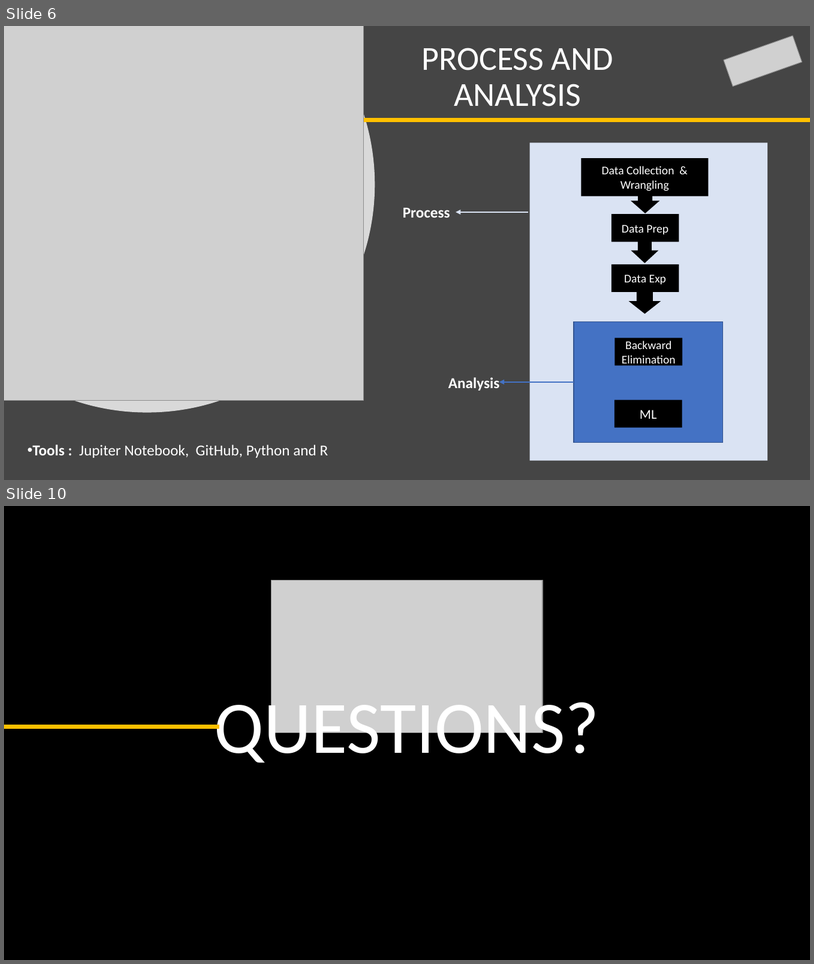
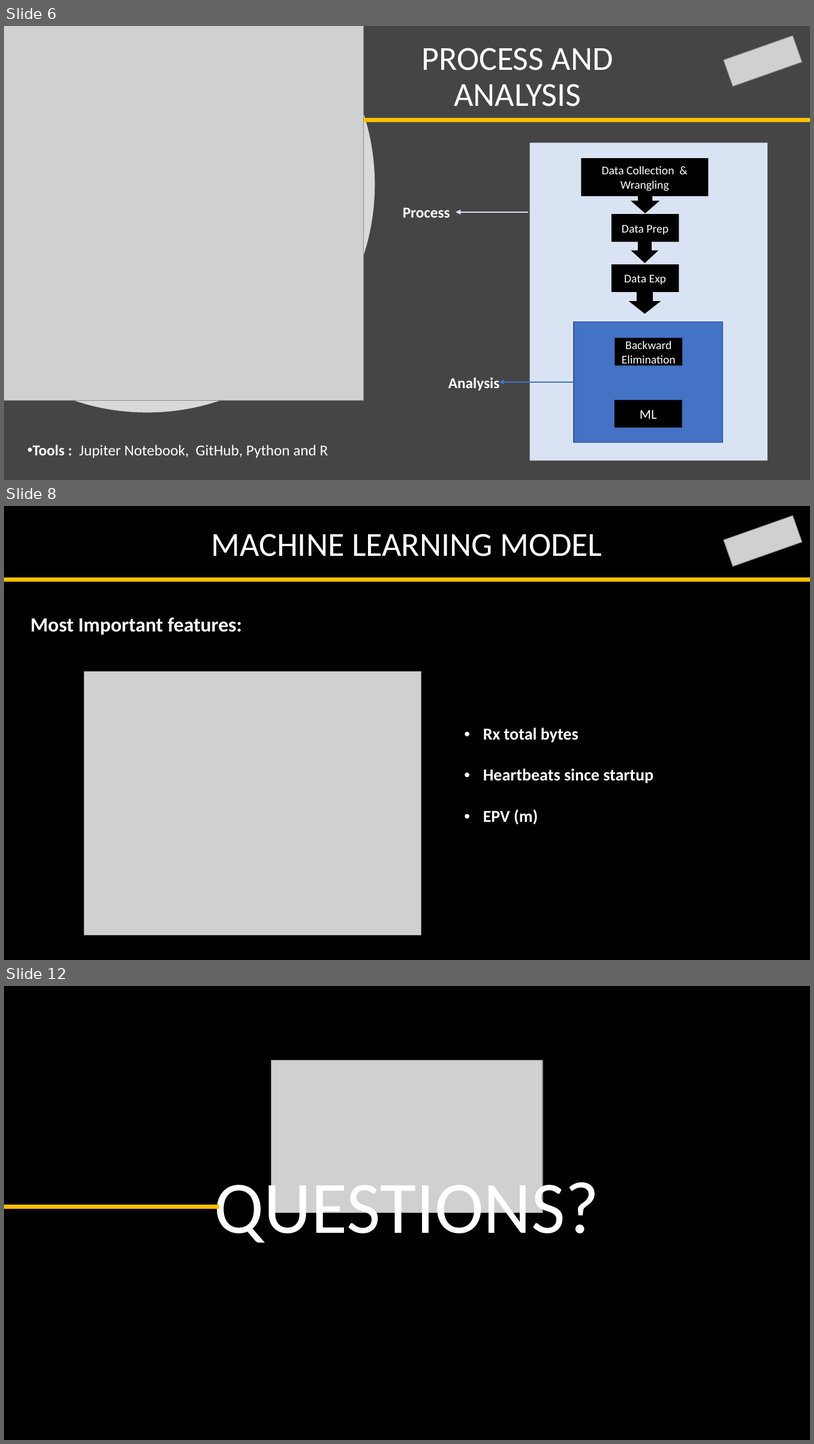
Before and after one commit to MrAshTag/Drone_Faults_Anomaly_Detection, a slide deck: Drone_Faults_and_Anomaly_detection.pptx. Shown one above the other, each under a label of ours: slides 6 and 10 before the commit, slides 6, 8 and 12 after it; the slides between them are not shown. The pictures are 814x964 and 814x1444 pixels, drawn with LibreOffice and Linux fonts; fonts in the diff are those of the drawing; grey boxes stand for pictures; background and template pictures are left out. Boxes give left, top, right and bottom in pixels: in the first picture for what was removed or moved away, otherwise in the second. Text is boxed around its words. In the diff, an @@ line names an element or a change of style, - is before the commit and + after.

```diff
--- a/Drone_Faults_and_Anomaly_detection.pptx
+++ b/Drone_Faults_and_Anomaly_detection.pptx
@@ slide 8 added at bbox=[4, 506, 810, 960], background picture (left out) @@
@@ picture added at bbox=[725, 516, 803, 567] @@
@@ title added at bbox=[212, 534, 602, 556], 40 pt, text #FFFFFF @@
+MACHINE LEARNING MODEL
@@ line added from (4, 580) to (810, 580), #FFC000 4.5 pt @@
@@ table added at bbox=[24, 610, 790, 946], 1 rows, 2 columns @@
+Most Important features: | Rx total bytes / Heartbeats since startup / EPV (m)
@@ picture added at bbox=[84, 671, 422, 935] @@
@@ what was slide 10 is now slide 12 @@
```
Also in this commit, not shown: 7 slides changed, 1 other slide added.
